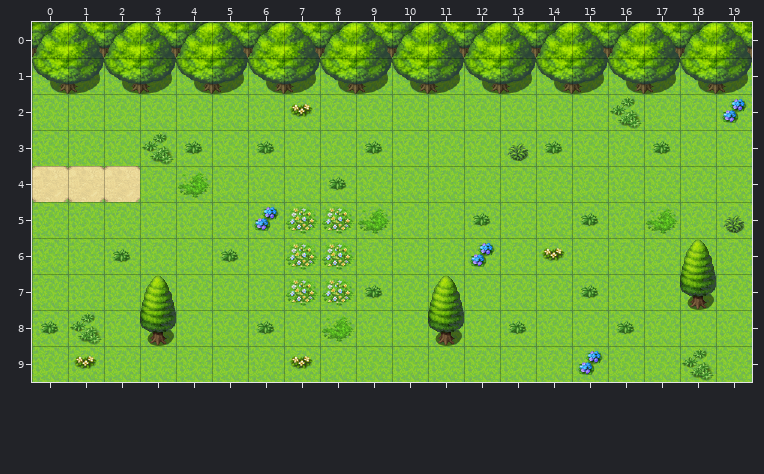
Tiled map: Content/Maps/forest.tmx. Above, as it was before the edit.
Cells are 48x48 px. Shown: x 0..19, y 0..9.
Once edited:
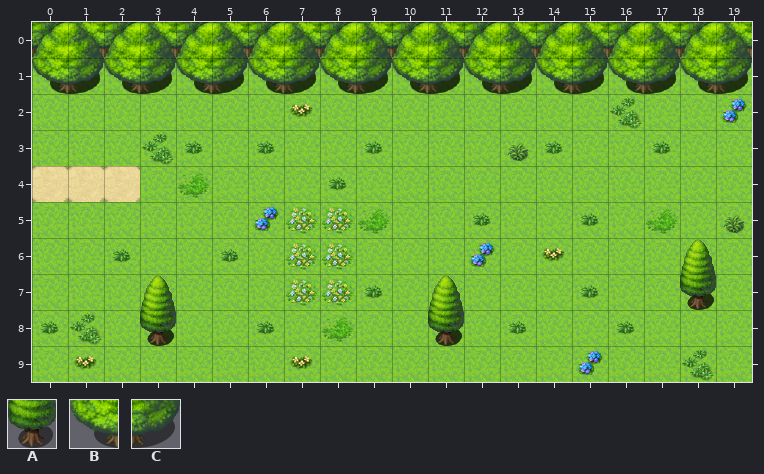
Key: from "Outside_B": A 197, B 240, C 241.
_ is an empty cell.
Tiles of an added or newly shown layer are drawn over the layers below it.
Commit message: added collision layer to forest and village maps
Edits made:
Changed rows in their new state; . is an unchanged cell.
Layer "Collision" (added):
first column x 0:
 1 BCBCBCBCBCBCBCBCBCBC
first column x 3:
 7 ...............A
 8 A.......A.......
Changed places in both pictures, as pixel boxes (x1, y1, x2, y2):
added: (32, 62, 752, 94)
added: (680, 275, 716, 310)
added: (140, 311, 176, 346)
added: (428, 311, 464, 346)
